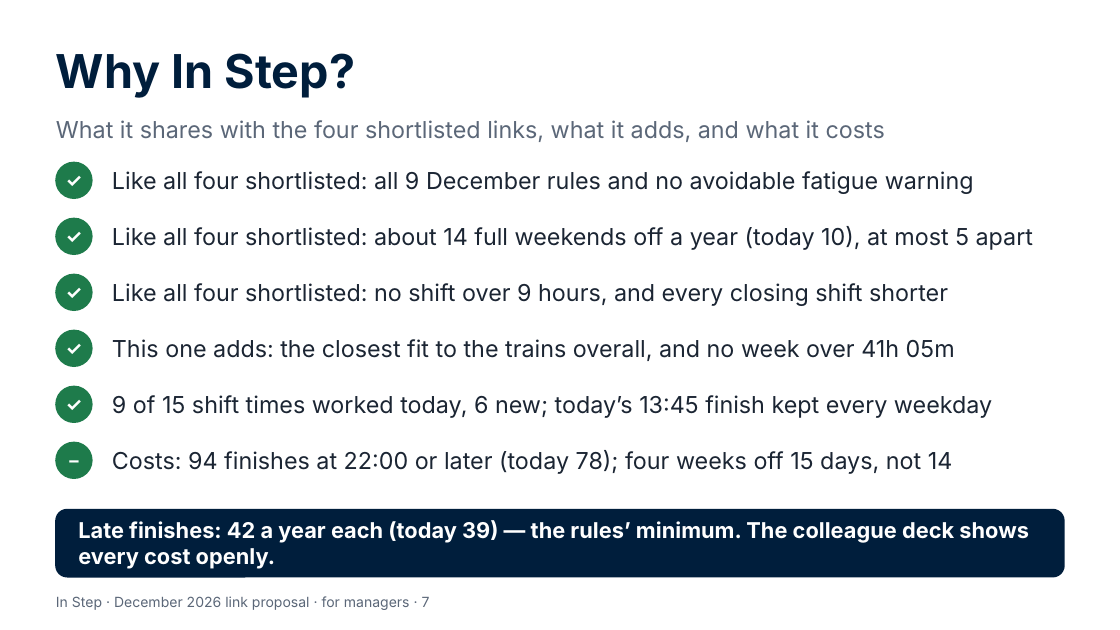
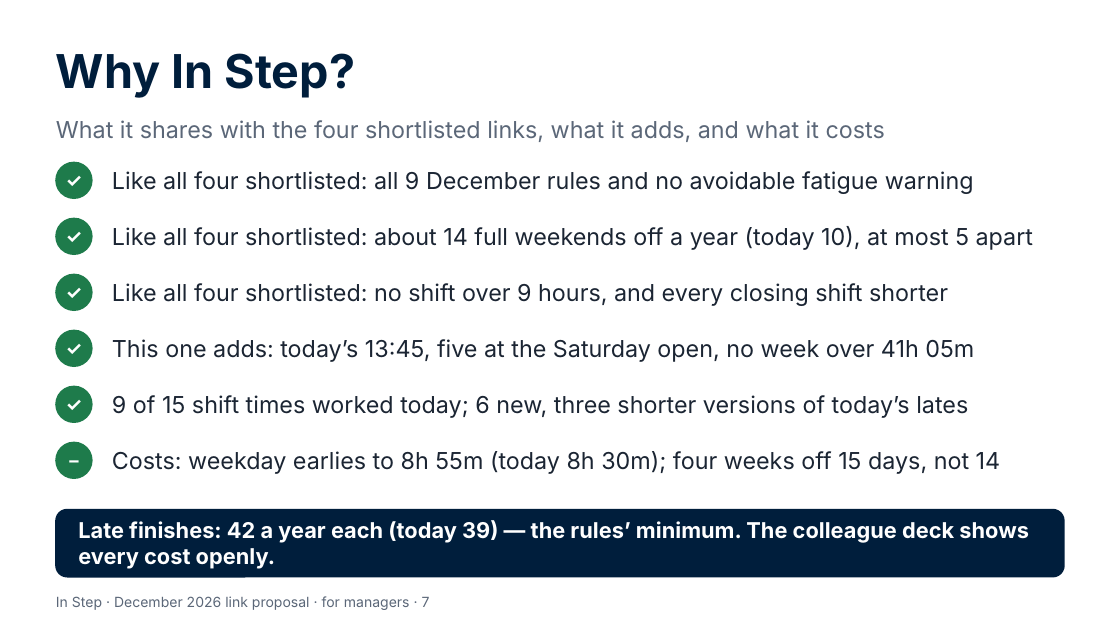
Before and after one commit to Garethdavidmiller/roster-app, a slide deck: slide 7 of docs/links-26/presentations/In-Step-for-managers.pptx. Drawn at 1120x630 pixels with LibreOffice and Linux fonts; fonts in the diff are those of the drawing. Boxes give left, top, right and bottom in pixels: in the first picture for what was removed or moved away, otherwise in the second. Text is boxed around its words. In the diff, an @@ line names an element or a change of style, - is before the commit and + after.

```diff
--- a/docs/links-26/presentations/In-Step-for-managers.pptx
+++ b/docs/links-26/presentations/In-Step-for-managers.pptx
@@ text at (112,339,974,362): text changed @@
-This one adds: the closest fit to the trains overall, and no week over 41h 05m
+This one adds: today’s 13:45, five at the Saturday open, no week over 41h 05m
@@ text at (112,395,968,418): text changed @@
-9 of 15 shift times worked today, 6 new; today’s 13:45 finish kept every weekday
+9 of 15 shift times worked today; 6 new, three shorter versions of today’s lates
@@ text at (112,451,1001,474): text changed @@
-Costs: 94 finishes at 22:00 or later (today 78); four weeks off 15 days, not 14
+Costs: weekday earlies to 8h 55m (today 8h 30m); four weeks off 15 days, not 14
```
Also in this commit, not shown: 1 other slide changed, 7 other files.
